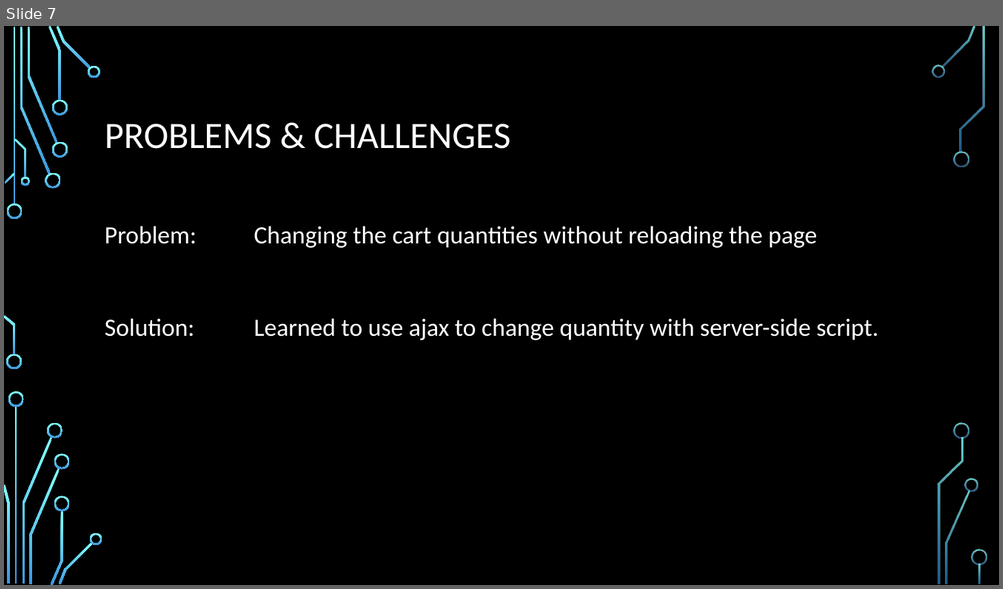
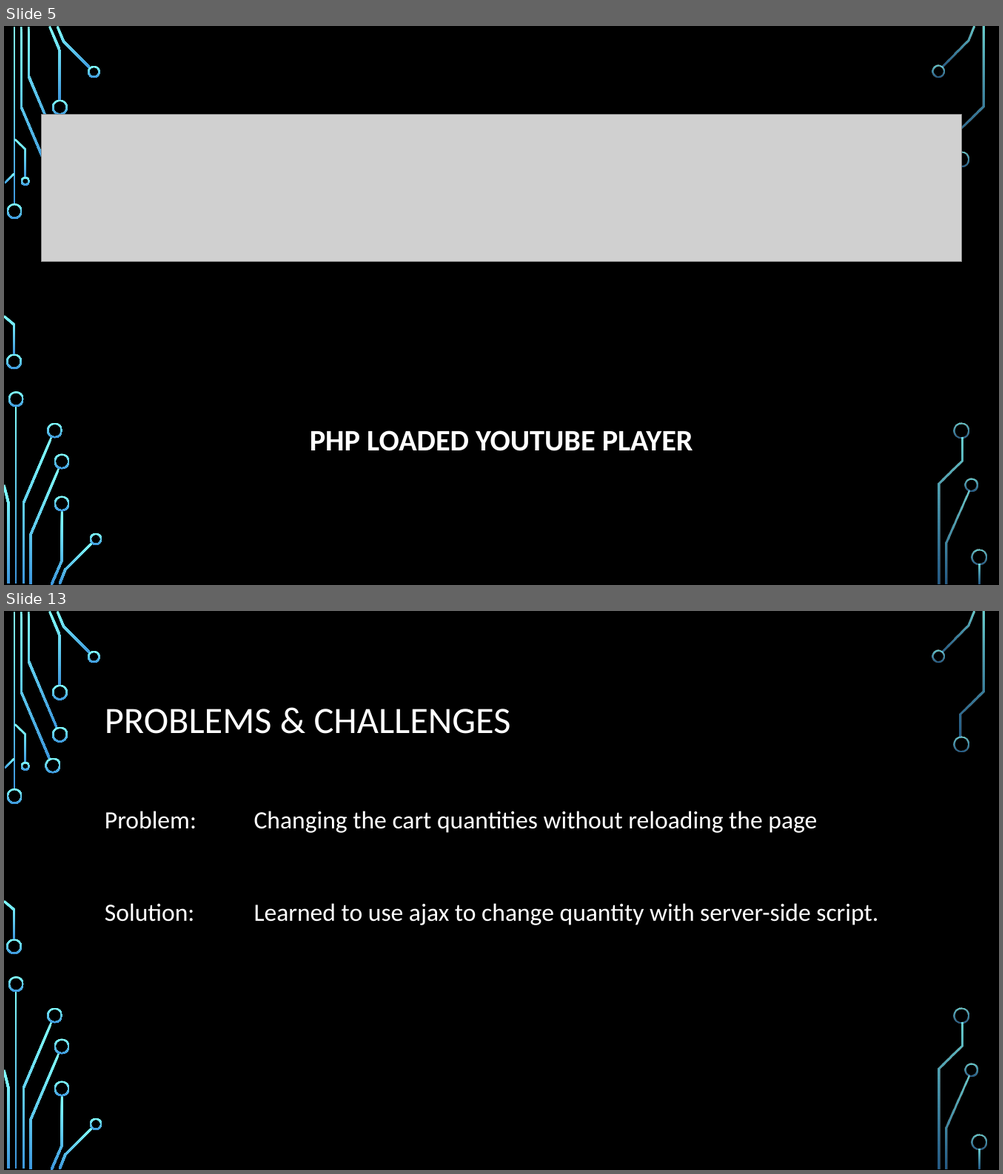
Before and after one commit to AntimonyTechnology/BiFrostGames, a slide deck: Documents/Demo07/Presentation.pptx. Shown one above the other, each under a label of ours: slide 7 before the commit, slides 5 and 13 after it; the slides between them are not shown. The pictures are 1003x589 and 1003x1174 pixels, drawn with LibreOffice and Linux fonts; fonts in the diff are those of the drawing; grey boxes stand for pictures; background and template pictures are left out. Boxes give left, top, right and bottom in pixels: in the first picture for what was removed or moved away, otherwise in the second. Text is boxed around its words. In the diff, an @@ line names an element or a change of style, - is before the commit and + after.

```diff
--- a/Documents/Demo07/Presentation.pptx
+++ b/Documents/Demo07/Presentation.pptx
@@ slide 5 added at box(4, 26, 999, 585), background picture (left out); not listed: 34 template elements that a slide beside it also shows @@
@@ picture added at box(41, 115, 962, 263) @@
@@ title added at box(310, 431, 693, 452), 28.8 pt, text #FFFFFF, bold @@
+PHP LOADED YOUTUBE PLAYER
@@ what was slide 7 is now slide 13 @@
```
Also in this commit, not shown: 6 slides changed, 10 other slides added, 3 slides removed, 2 other files.
